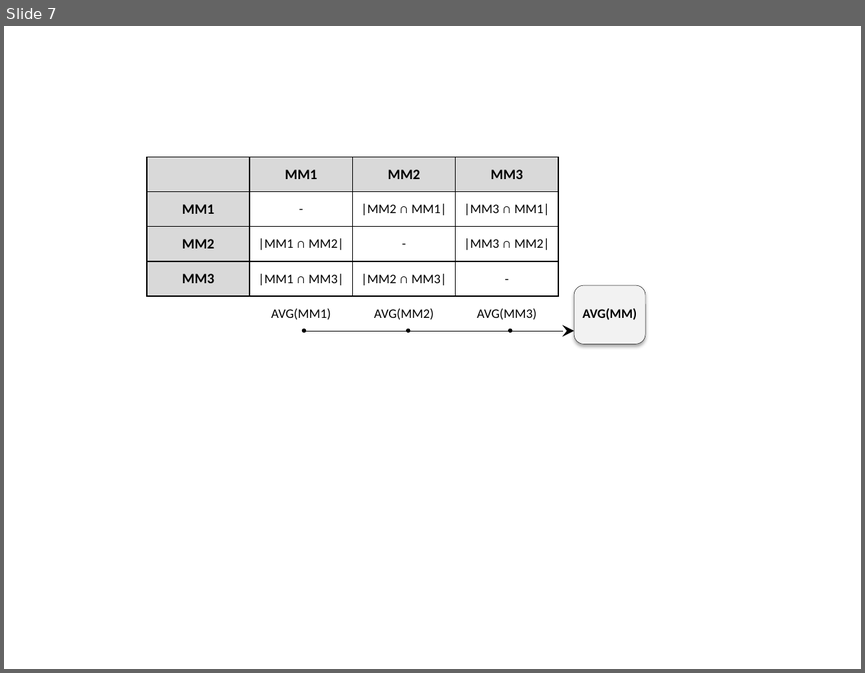
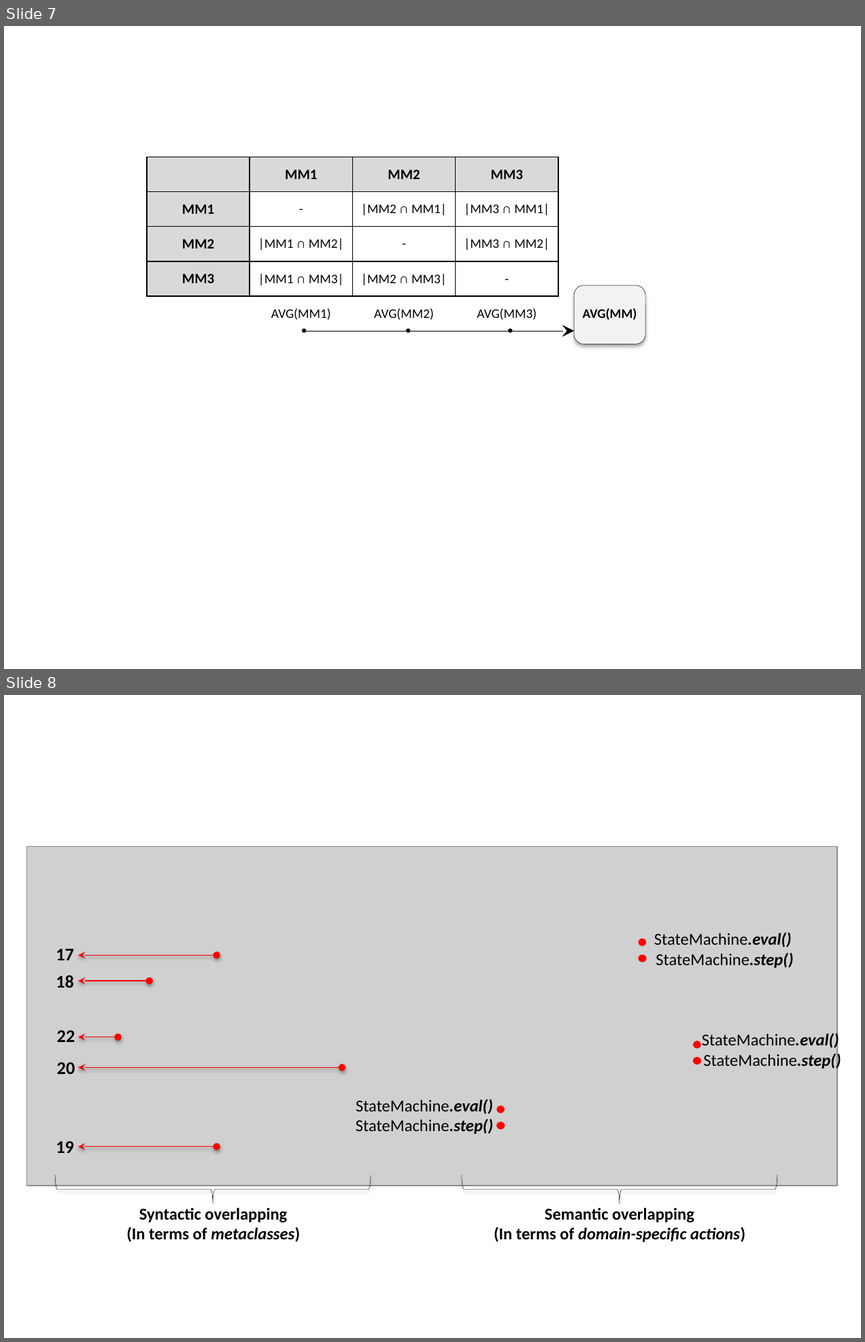
Before and after one commit to damenac/puzzle, a slide deck: papers/2016-ICSR-ModulesExtraction/images/domains.pptx. Shown one above the other, each under a label of ours: slide 7 before the commit, slides 7 and 8 after it. The pictures are 865x673 and 865x1342 pixels, drawn with LibreOffice and Linux fonts; fonts in the diff are those of the drawing; grey boxes stand for pictures. Boxes give left, top, right and bottom in pixels: in the first picture for what was removed or moved away, otherwise in the second. Text is boxed around its words. In the diff, an @@ line names an element or a change of style, - is before the commit and + after.

```diff
--- a/papers/2016-ICSR-ModulesExtraction/images/domains.pptx
+++ b/papers/2016-ICSR-ModulesExtraction/images/domains.pptx
@@ slide 8 added at bbox=[4, 695, 861, 1338], background #FFFFFF @@
@@ picture added at bbox=[26, 846, 837, 1185] @@
@@ ellipse added at bbox=[639, 938, 646, 945], fill #FF0000, outline #FF0000 0.75 pt @@
@@ text added at bbox=[654, 932, 791, 947], 14 pt, text #000000 @@
+StateMachine.eval()
@@ text added at bbox=[56, 949, 74, 960], 15 pt, text #000000, bold @@
+17
@@ double arrow added from (216, 955) to (79, 955), #FF0000 0.75 pt @@
@@ ellipse added at bbox=[639, 955, 647, 962], fill #FF0000, outline #FF0000 0.75 pt @@
@@ text added at bbox=[655, 953, 793, 968], 14 pt, text #000000 @@
+StateMachine.step()
@@ text added at bbox=[56, 975, 74, 987], 15 pt, text #000000, bold @@
+18
@@ double arrow added from (150, 981) to (79, 981), #FF0000 0.75 pt @@
@@ text added at bbox=[57, 1030, 75, 1042], 15 pt, text #000000, bold @@
+22
@@ double arrow added from (118, 1037) to (79, 1037), #FF0000 0.75 pt @@
@@ ellipse added at bbox=[694, 1041, 700, 1048], fill #FF0000, outline #FF0000 0.75 pt @@
@@ text added at bbox=[702, 1032, 839, 1049], 14 pt, text #000000 @@
+StateMachine.eval()
@@ ellipse added at bbox=[693, 1057, 700, 1064], fill #FF0000, outline #FF0000 0.75 pt @@
@@ text added at bbox=[703, 1052, 840, 1070], 14 pt, text #000000 @@
+StateMachine.step()
@@ text added at bbox=[57, 1062, 75, 1074], 15 pt, text #000000, bold @@
+20
@@ double arrow added from (341, 1067) to (79, 1067), #FF0000 0.75 pt @@
@@ text added at bbox=[356, 1099, 493, 1114], 14 pt, text #000000 @@
+StateMachine.eval()
@@ text added at bbox=[356, 1119, 493, 1134], 14 pt, text #000000 @@
+StateMachine.step()
@@ ellipse added at bbox=[496, 1106, 504, 1113], fill #FF0000, outline #FF0000 0.75 pt @@
@@ ellipse added at bbox=[496, 1121, 504, 1129], fill #FF0000, outline #FF0000 0.75 pt @@
@@ text added at bbox=[56, 1141, 74, 1153], 15 pt, text #000000, bold @@
+19
@@ double arrow added from (216, 1147) to (79, 1147), #FF0000 0.75 pt @@
@@ left brace added at bbox=[56, 1174, 371, 1203], outline #000000 0.25 pt @@
@@ left brace added at bbox=[462, 1174, 777, 1203], outline #000000 0.25 pt @@
@@ text added at bbox=[126, 1207, 300, 1242], 14 pt, text #000000, bold @@
+Syntactic overlapping
+(In terms of metaclasses)
@@ text added at bbox=[494, 1207, 745, 1242], 14 pt, text #000000, bold @@
+Semantic overlapping
+(In terms of domain-specific actions)
```
Also in this commit, not shown: 1 slide changed, 1 other slide added, 1 slide removed, 36 other files.
